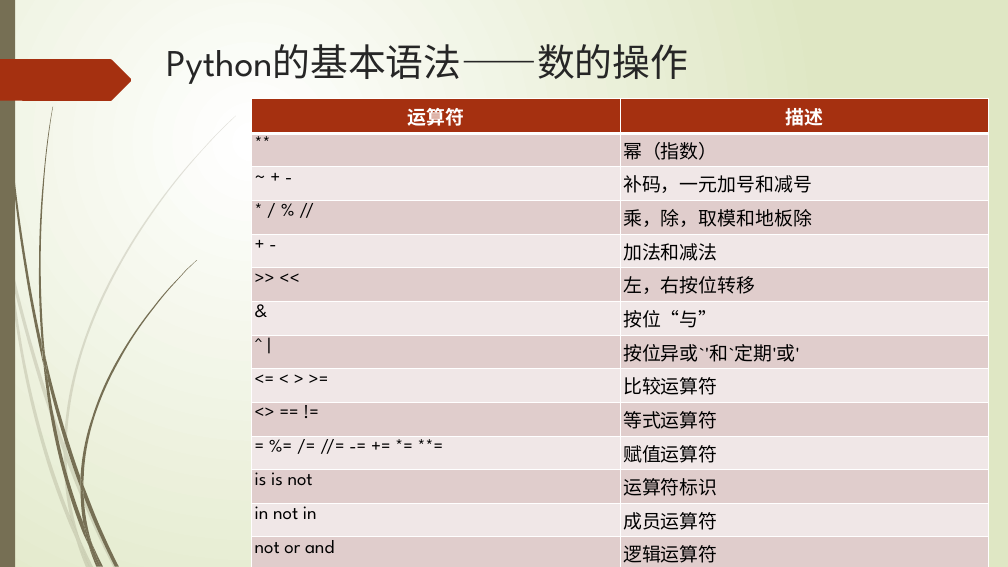
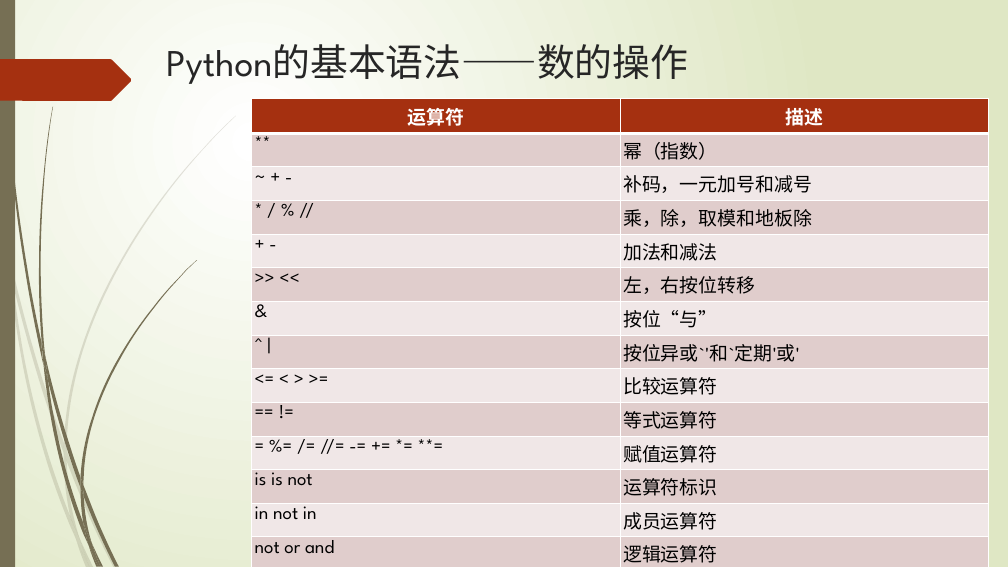
Before and after one commit to snowareas/Training, a slide deck: slide 12 of python/lecture/Python0.pptx. Drawn at 1008x567 pixels with LibreOffice and Linux fonts; fonts in the diff are those of the drawing. Boxes give left, top, right and bottom in pixels: in the first picture for what was removed or moved away, otherwise in the second. Text is boxed around its words. In the diff, an @@ line names an element or a change of style, - is before the commit and + after.

Commit message:
renew Python0.pptx

```diff
--- a/python/lecture/Python0.pptx
+++ b/python/lecture/Python0.pptx
@@ table at box(252, 98, 990, 567) @@
-row 10, column 1: <> == !=
+row 10, column 1: == !=
```
